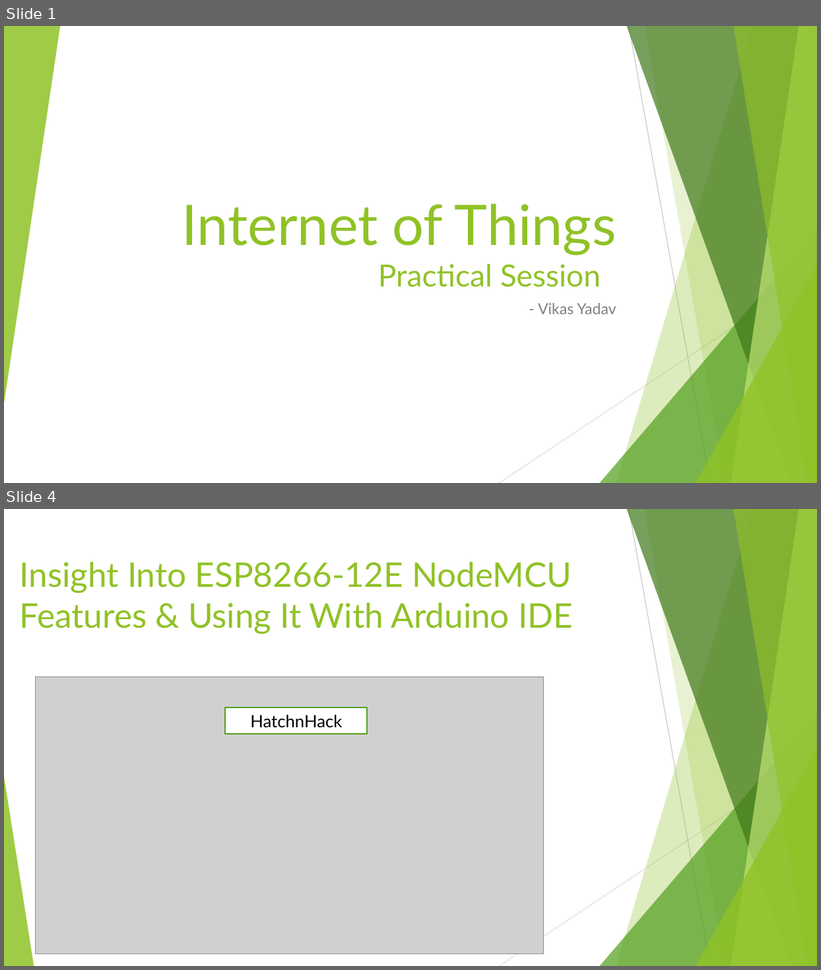
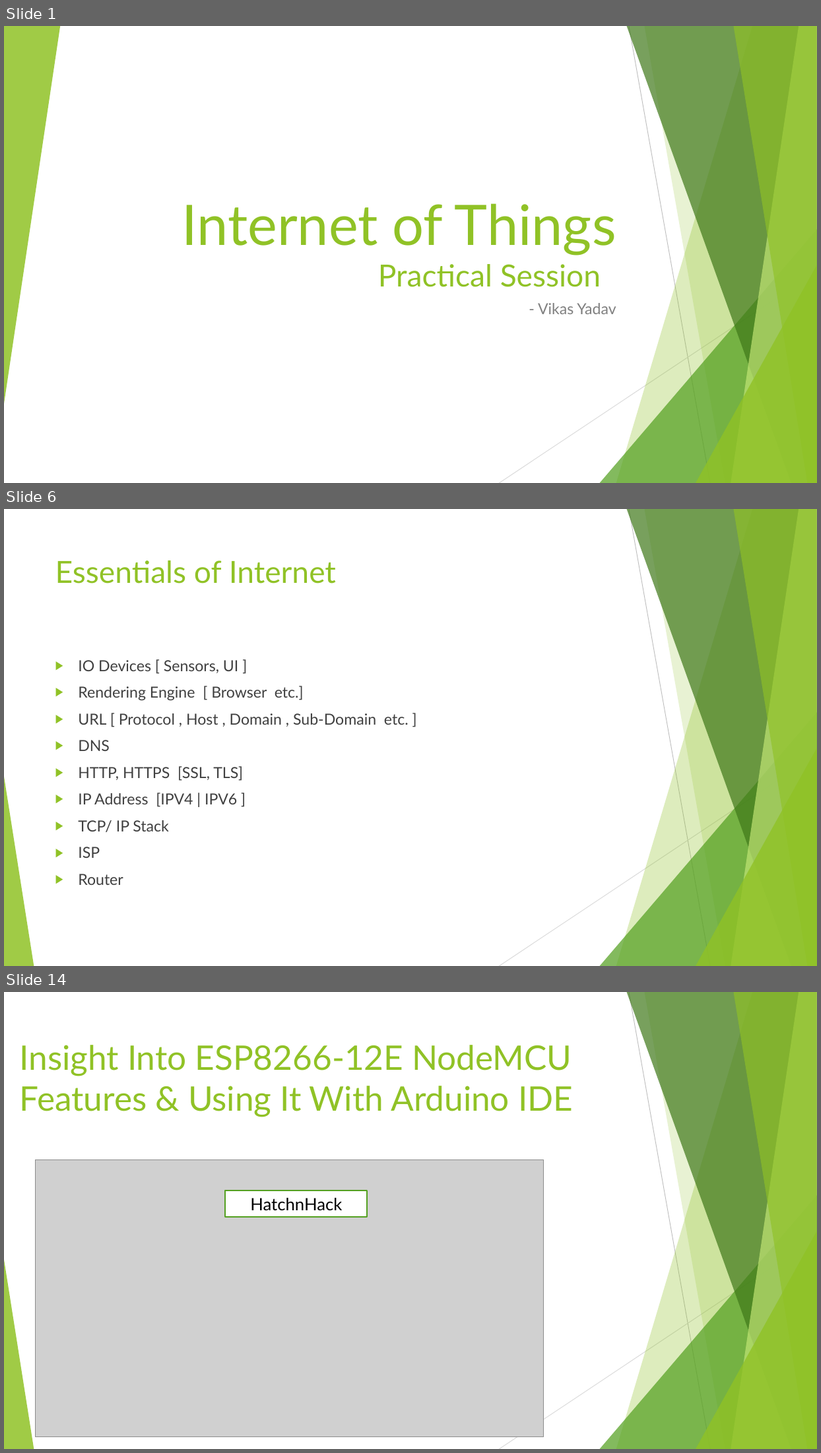
Before and after one commit to vikasyadavnsit/vikasyadavnsit.github.io, a slide deck: Internet of Things.pptx. Shown one above the other, each under a label of ours: slides 1 and 4 before the commit, slides 1, 6 and 14 after it; the slides between them are not shown. The pictures are 821x970 and 821x1453 pixels, drawn with LibreOffice and Linux fonts; fonts in the diff are those of the drawing; grey boxes stand for pictures. Boxes give left, top, right and bottom in pixels: in the first picture for what was removed or moved away, otherwise in the second. Text is boxed around its words. In the diff, an @@ line names an element or a change of style, - is before the commit and + after.

```diff
--- a/Internet of Things.pptx
+++ b/Internet of Things.pptx
@@ slide 6 added at box(4, 509, 817, 966), background #FFFFFF; not listed: 10 template elements that a slide beside it also shows @@
@@ title added at box(55, 560, 336, 584), 36 pt, text #90C226 @@
+Essentials of Internet
@@ text added at box(78, 660, 409, 885), 18 pt, text #404040 @@
+▶ IO Devices [ Sensors, UI ]
+▶ Rendering Engine [ Browser etc.]
+▶ URL [ Protocol , Host , Domain , Sub-Domain etc. ]
+▶ DNS
+▶ HTTP, HTTPS [SSL, TLS]
+▶ IP Address [IPV4 | IPV6 ]
+▶ TCP/ IP Stack
+▶ ISP
+▶ Router
@@ what was slide 4 is now slide 14 @@
```
Also in this commit, not shown: 4 slides changed, 15 other slides added.
